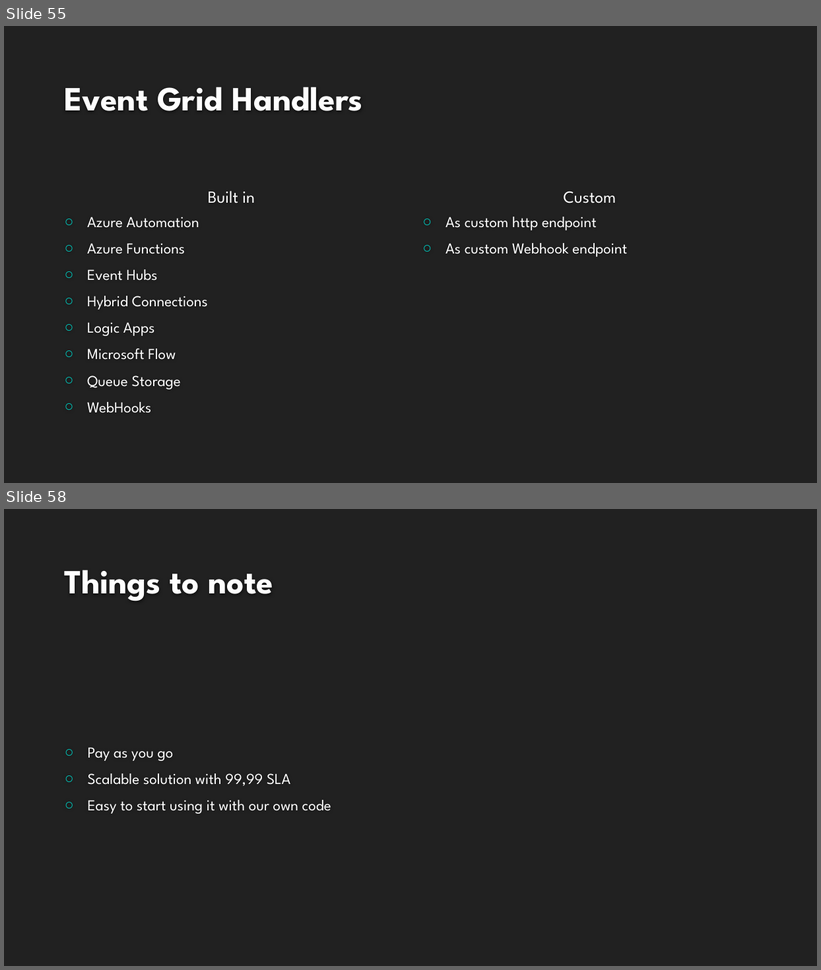
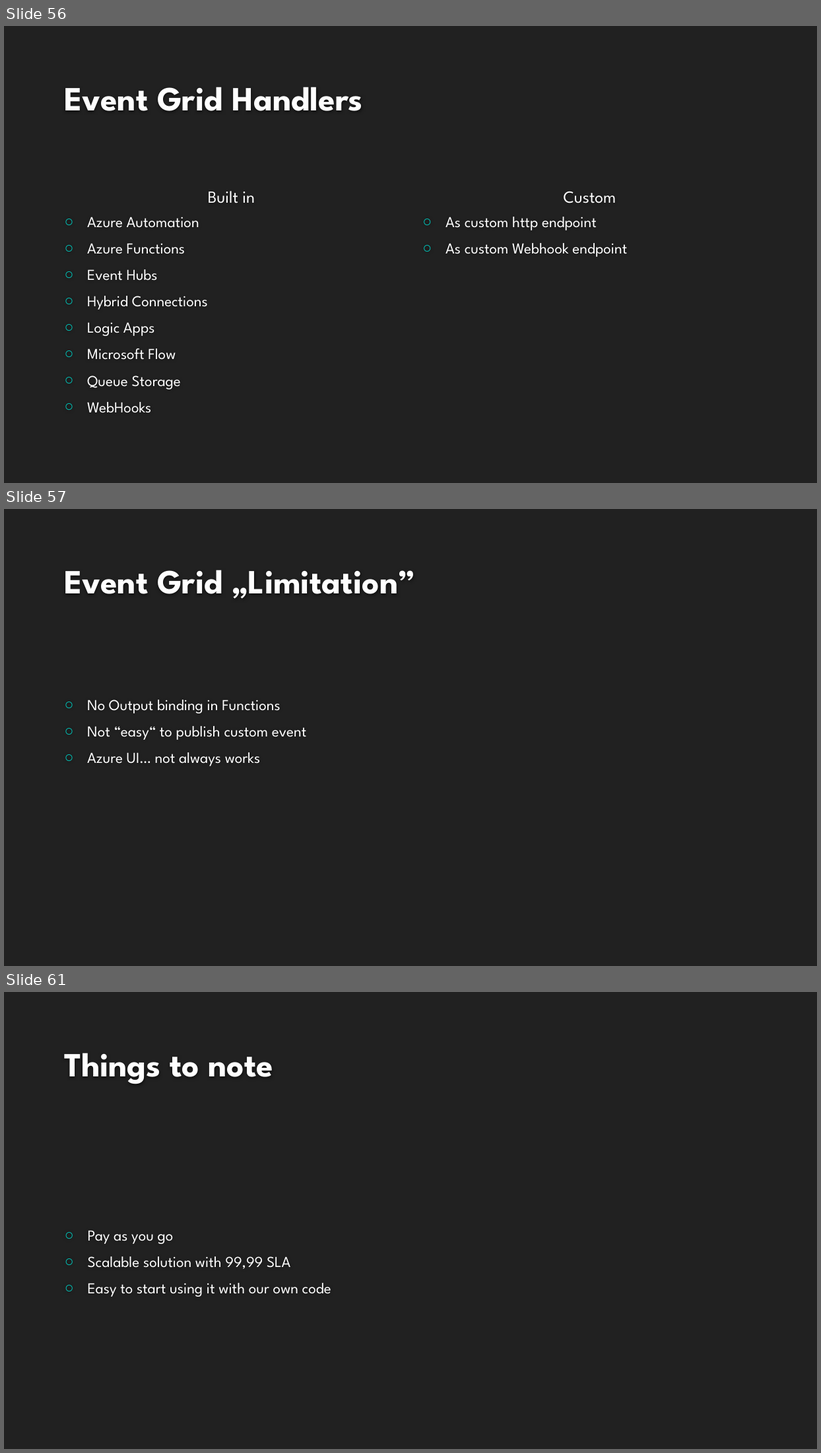
Before and after one commit to kamil-mrzyglod/Workshops, a slide deck: AzureDay2019/Developing services with Azure Functions.pptx. Shown one above the other, each under a label of ours: slides 55 and 58 before the commit, slides 56, 57 and 61 after it; the slides between them are not shown. The pictures are 821x970 and 821x1453 pixels, drawn with LibreOffice and Linux fonts; fonts in the diff are those of the drawing; background and template pictures are left out. Boxes give left, top, right and bottom in pixels: in the first picture for what was removed or moved away, otherwise in the second. Text is boxed around its words. In the diff, an @@ line names an element or a change of style, - is before the commit and + after.

```diff
--- a/AzureDay2019/Developing services with Azure Functions.pptx
+++ b/AzureDay2019/Developing services with Azure Functions.pptx
@@ slide 57 added at bbox=[4, 509, 817, 966], background #212121 @@
@@ title added at bbox=[64, 570, 416, 599], 40 pt, text #FEFEFE, bold @@
+Event Grid „Limitation”
@@ text added at bbox=[87, 700, 306, 766], 18 pt, text #FFFFFF @@
+○ No Output binding in Functions
+○ Not “easy“ to publish custom event
+○ Azure UI… not always works
@@ what was slide 55 is now slide 56 @@
@@ what was slide 58 is now slide 61 @@
```
Also in this commit, not shown: 4 slides changed, 3 other slides added, 25 other files.
